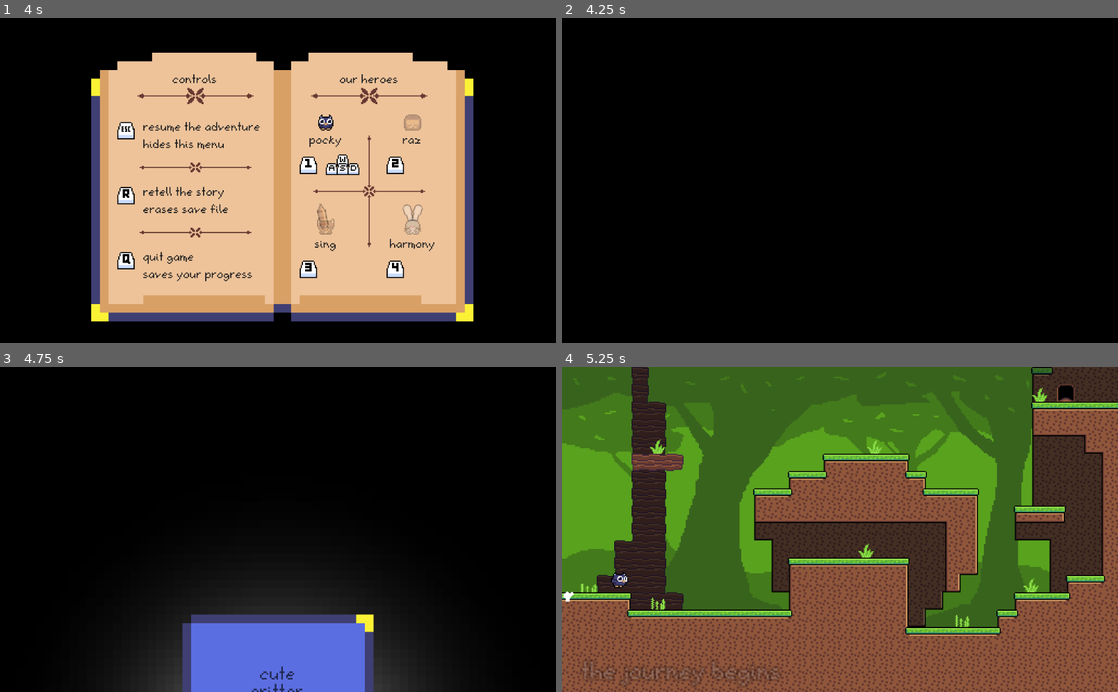
Above: before the commit, frames 1-4 (two rows, left to right).
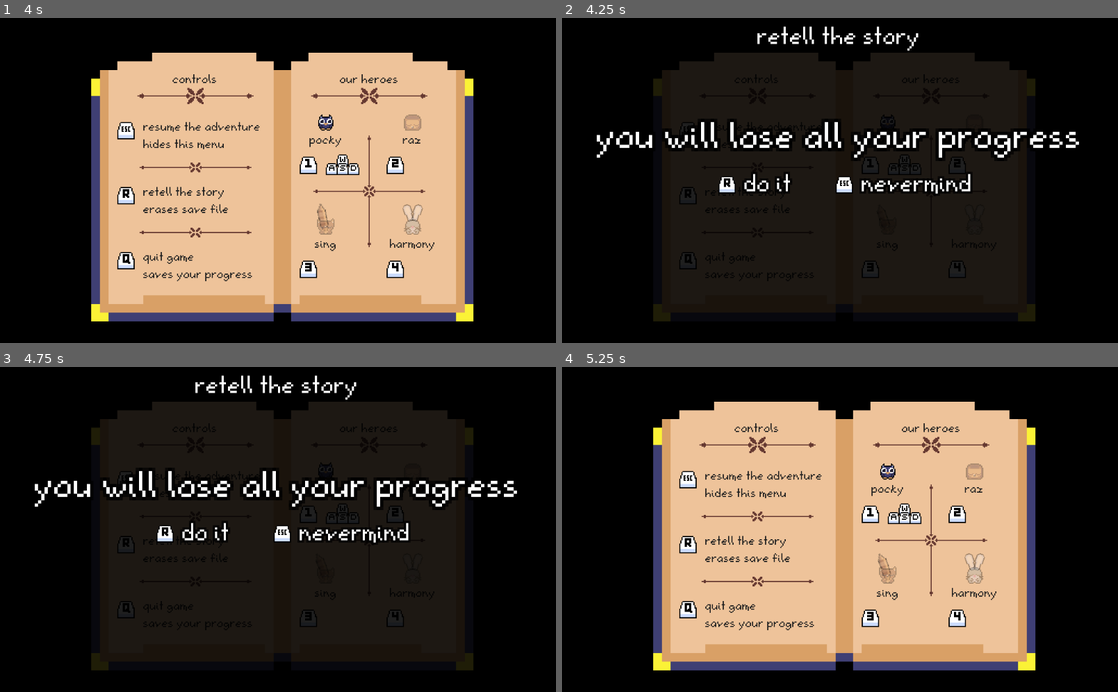
Above: after the commit, the same moments.

Repository: atka66/cccc
Game: Godot game, scene res://objects/system/menu/Menu.tscn
Two runs of this game, one before a commit and one after it. Both use one fixed random seed, a clock stepped at 60 frames per second and the inputs below. This scene is started directly instead of the project's main scene. Sound files missing from this copy of the repository are replaced by a short silence.
Inputs:
- Up to frame 1 (4 s): tap Enter at 0.5 s; hold D (right_1) 0.53-2.03 s; tap S (dash_1) at 0.6 s; tap W (jump_1) at 0.77, 1.52, 3.02, 3.77 s; tap Down (dash_2) at 1.35 s; hold A (left_1) 2.03-2.78 s; tap X (death_1) at 2.1 s; hold D (right_1) from 2.78 s (still down); tap L (death_2) at 2.85 s; tap Left (left_2) at 3.6 s
- Up to frame 2 (4.25 s): keep holding D (right_1); tap R (reset) at 4.15 s
- Up to frame 3 (4.75 s): release D (right_1) at 4.28 s; hold A (left_1) from 4.28 s (still down); tap Right (right_2) at 4.35 s; tap W (jump_1) at 4.52 s
- Up to frame 4 (5.25 s): tap Escape (ui_cancel) at 4.9 s; release A (left_1) at 5.03 s; hold D (right_1) from 5.03 s (still down); tap S (dash_1) at 5.1 s

Frame 1 is identical in both runs. In frame 2, 46% of the frame differs, in the area x 6-93%, y 2-94%; in frame 3, 34%; in frame 4, 99%, in the area x 0-100%, y 0-100%.

Commit message:
reset prompt

Diff:
--- a/objects/system/menu/Menu.gd
+++ b/objects/system/menu/Menu.gd
@@ -2,6 +2,7 @@
 
 func _ready():
 	$QuitPrompt.hide()
+	$ResetPrompt.hide()
 	$AppearAudio.stream = Res.AudioPageflip[randi() % len(Res.AudioPageflip)]
 	$AppearAudio.play()
 
@@ -12,12 +13,17 @@
 			get_tree().quit()
 		if event.is_action_pressed("ui_cancel"):
 			$QuitPrompt.hide()
+	elif $ResetPrompt.visible:
+		if event.is_action_pressed("reset"):
+			Global.resetGame()
+		if event.is_action_pressed("ui_cancel"):
+			$ResetPrompt.hide()
 	else:
 		if event.is_action_pressed("quit"):
 			$QuitPrompt.show()
 			$QuitPrompt/Anim.play("appear")
 		if event.is_action_pressed("reset"):
-			Global.resetGame()
+			$ResetPrompt.show()
 		if event.is_action_pressed("ui_cancel"):
 			close()
 
--- a/objects/system/menu/Menu.tscn
+++ b/objects/system/menu/Menu.tscn
@@ -241,6 +241,15 @@
 margin_bottom = 300.0
 color = Color( 0, 0, 0, 0.878431 )
 
+[node name="TitleLabel" parent="QuitPrompt" instance=ExtResource( 2 )]
+position = Vector2( 256, 8 )
+z_index = 201
+text = "quitting"
+fontSize = 2
+alignment = 1
+outline = true
+animate = false
+
 [node name="PromptLabel" parent="QuitPrompt" instance=ExtResource( 2 )]
 position = Vector2( 96, 96 )
 z_index = 201
@@ -249,37 +258,37 @@
 outline = true
 
 [node name="QuitHintSprite" type="Sprite" parent="QuitPrompt"]
-position = Vector2( 164, 136 )
+position = Vector2( 156, 146 )
 texture = ExtResource( 5 )
 centered = false
 hframes = 7
 frame = 6
 
 [node name="QuitLabel" parent="QuitPrompt" instance=ExtResource( 2 )]
-position = Vector2( 188, 134 )
-z_index = 201
-text = "quit"
+position = Vector2( 180, 144 )
+z_index = 201
+text = "yup"
 fontSize = 2
 outline = true
 animate = false
 
 [node name="BackHintSprite" type="Sprite" parent="QuitPrompt"]
-position = Vector2( 272, 136 )
+position = Vector2( 264, 146 )
 texture = ExtResource( 5 )
 centered = false
 hframes = 7
 frame = 4
 
 [node name="BackLabel" parent="QuitPrompt" instance=ExtResource( 2 )]
-position = Vector2( 296, 134 )
-z_index = 201
-text = "back"
+position = Vector2( 288, 144 )
+z_index = 201
+text = "nah"
 fontSize = 2
 outline = true
 animate = false
 
 [node name="SadOwl" type="Node2D" parent="QuitPrompt"]
-position = Vector2( 72, 264 )
+position = Vector2( 48, 400 )
 rotation = 0.174533
 scale = Vector2( 6, 6 )
 
@@ -304,7 +313,7 @@
 stream = ExtResource( 9 )
 
 [node name="SadHedgehog" type="Node2D" parent="QuitPrompt"]
-position = Vector2( 440, 264 )
+position = Vector2( 480, 400 )
 rotation = -0.174533
 scale = Vector2( 6, 6 )
 
@@ -325,3 +334,57 @@
 
 [node name="AppearAudio" type="AudioStreamPlayer2D" parent="QuitPrompt/SadHedgehog"]
 stream = ExtResource( 10 )
+
+[node name="ResetPrompt" type="Node2D" parent="."]
+z_index = 200
+
+[node name="ColorRect" type="ColorRect" parent="ResetPrompt"]
+margin_right = 512.0
+margin_bottom = 300.0
+color = Color( 0, 0, 0, 0.878431 )
+
+[node name="TitleLabel" parent="ResetPrompt" instance=ExtResource( 2 )]
+position = Vector2( 256, 8 )
+z_index = 201
+text = "retell the story"
+fontSize = 2
+alignment = 1
+outline = true
+animate = false
+
+[node name="PromptLabel" parent="ResetPrompt" instance=ExtResource( 2 )]
+position = Vector2( 32, 96 )
+z_index = 201
+text = "you will lose all your progress"
+fontSize = 3
+outline = true
+
+[node name="HintSprite" type="Sprite" parent="ResetPrompt"]
+position = Vector2( 144, 146 )
+texture = ExtResource( 5 )
+centered = false
+hframes = 7
+frame = 5
+
+[node name="ResetLabel" parent="ResetPrompt" instance=ExtResource( 2 )]
+position = Vector2( 168, 144 )
+z_index = 201
+text = "do it"
+fontSize = 2
+outline = true
+animate = false
+
+[node name="BackHintSprite" type="Sprite" parent="ResetPrompt"]
+position = Vector2( 252, 146 )
+texture = ExtResource( 5 )
+centered = false
+hframes = 7
+frame = 4
+
+[node name="BackLabel" parent="ResetPrompt" instance=ExtResource( 2 )]
+position = Vector2( 276, 144 )
+z_index = 201
+text = "nevermind"
+fontSize = 2
+outline = true
+animate = false
